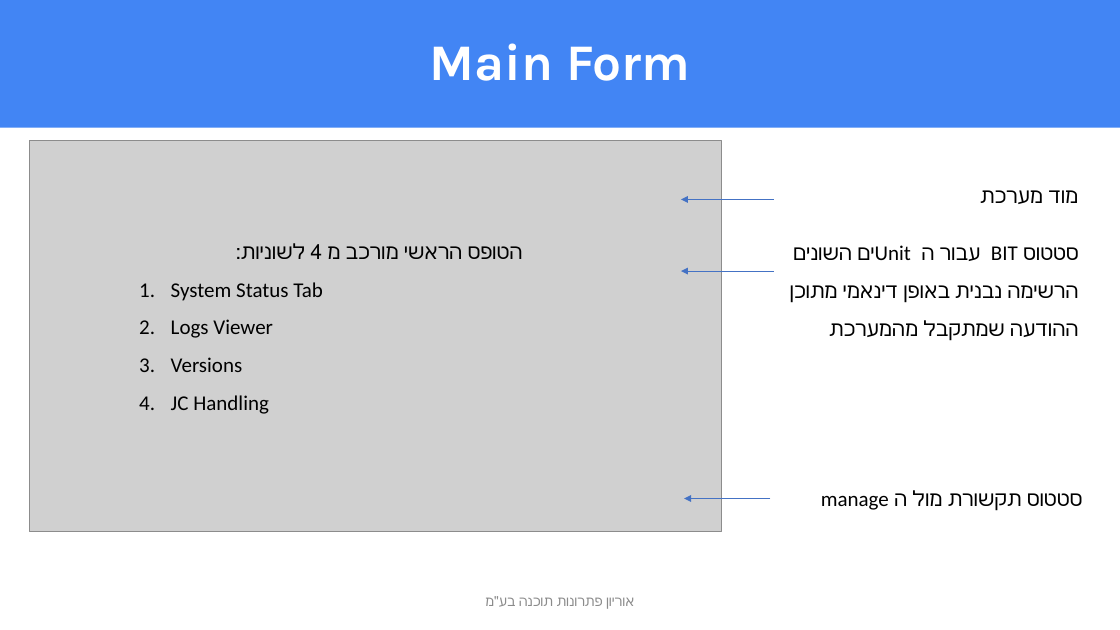
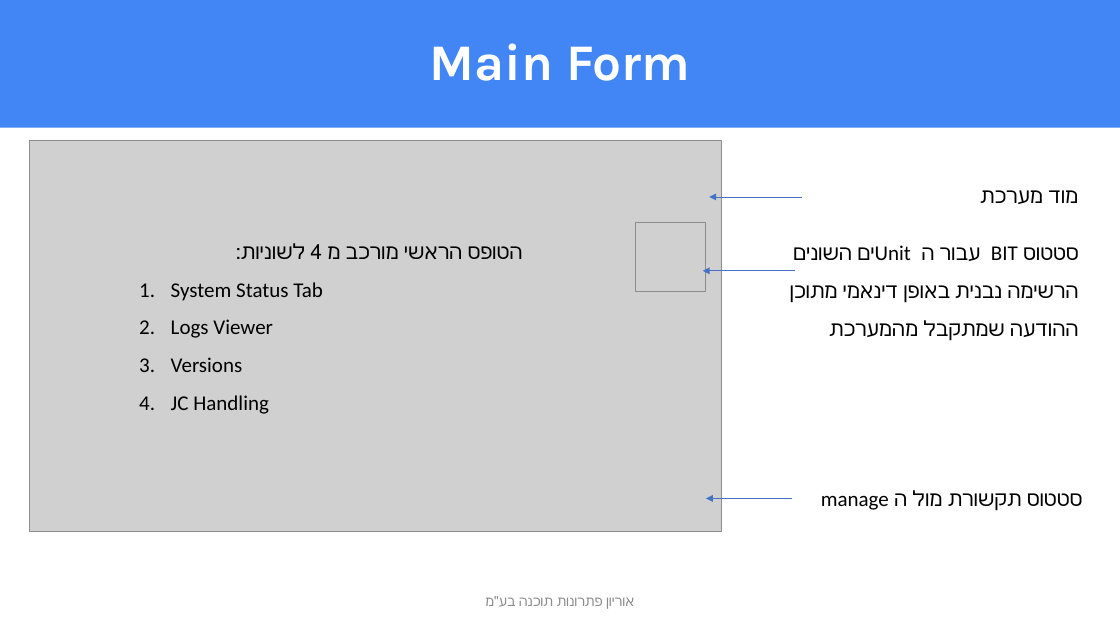
Before and after one commit to RonenHarambam/Elop-TechComputerHolland, a slide deck: slide 6 of Documents/CDR/MLV Holland.pptx. Drawn at 1120x630 pixels with LibreOffice and Linux fonts; fonts in the diff are those of the drawing; grey boxes stand for pictures; background and template pictures are left out. Boxes give left, top, right and bottom in pixels: in the first picture for what was removed or moved away, otherwise in the second. Text is boxed around its words. In the diff, an @@ line names an element or a change of style, - is before the commit and + after.

```diff
--- a/Documents/CDR/MLV Holland.pptx
+++ b/Documents/CDR/MLV Holland.pptx
@@ arrow moved from (774, 199) - (681, 199) to (802, 197) - (709, 197) @@
@@ picture added at bbox=[635, 223, 706, 291] @@
@@ arrow moved from (774, 271) - (681, 271) to (796, 271) - (703, 271) @@
@@ arrow moved from (770, 498) - (684, 498) to (792, 498) - (706, 498) @@
```
Also in this commit, not shown: 5 other slides changed.
